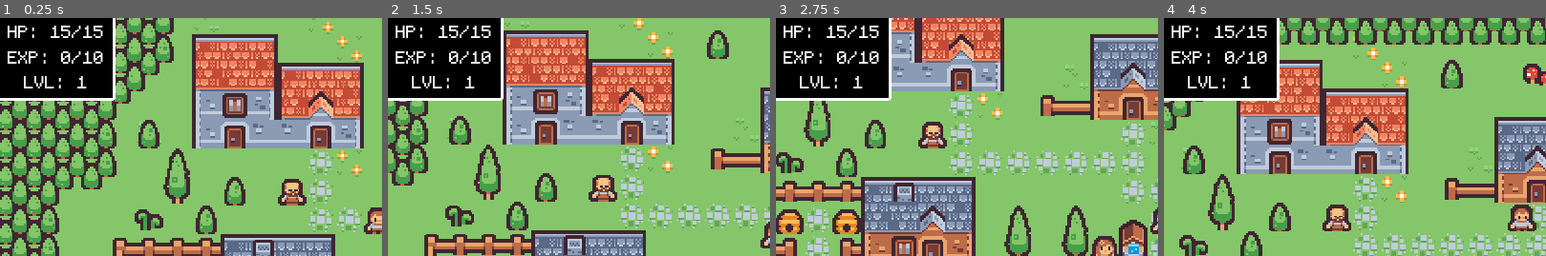
Above: before the commit, frames 1-4 (left to right).
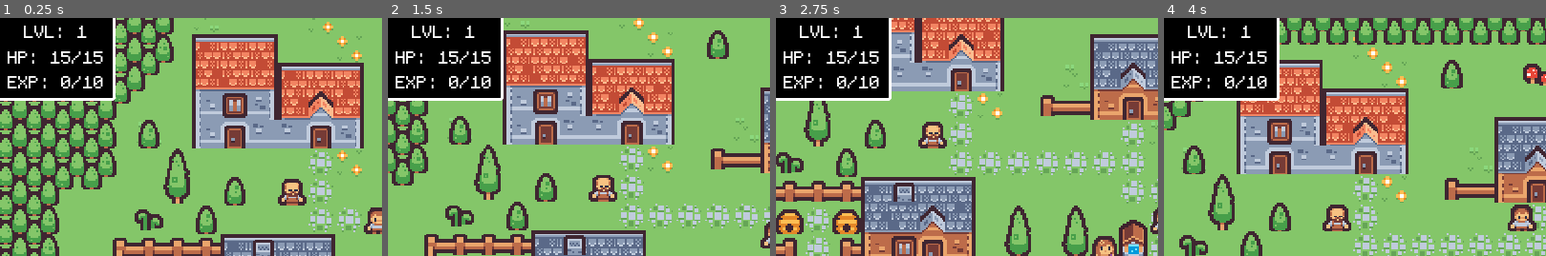
Above: after the commit, the same moments.

Repository: Teeohbee/TinyTown
Game: Godot game, scene res://scenes/world.tscn
Same seed, same stepped clock (60 frames per second), same inputs: the game is played once before the commit and once after it.
Inputs:
- Up to frame 1 (0.25 s): no input
- Up to frame 2 (1.5 s): tap Enter (ui_accept) at 0.5, 0.77 s; hold Right (ui_right) 0.53-1.28 s; hold Down (ui_down) from 1.28 s (still down)
- Up to frame 3 (2.75 s): tap Enter (ui_accept) at 1.52 s; release Down (ui_down) at 2.03 s; hold Right (ui_right) from 2.03 s (still down)
- Up to frame 4 (4 s): release Right (ui_right) at 2.78 s; hold Up (ui_up) 2.78-3.53 s; tap Enter (ui_accept) at 3.02, 3.77 s; hold Left (ui_left) from 3.53 s (still down)
The pictures show only the part of the screen within x 0-50%, y 8-58%; the shares and areas given below are measured in that part.

The runs differ from the first frame. In frame 1, 1.7% of the frame differs, in the area x 2-27%, y 3-30%; in frame 2, 1.7%; in frame 3, 1.7%; in frame 4, 1.7%.

Commit message:
Impement rudimentary levelling

Diff:
--- a/scenes/camera.tscn
+++ b/scenes/camera.tscn
@@ -90,6 +90,14 @@
 horizontal_alignment = 1
 vertical_alignment = 1
 
+[node name="Level" type="Label" parent="CanvasLayer/CharacterPanel/VBoxContainer"]
+layout_mode = 2
+theme_override_fonts/font = ExtResource("1_5wuob")
+theme_override_font_sizes/font_size = 48
+text = "LVL: 1"
+horizontal_alignment = 1
+vertical_alignment = 1
+
 [node name="Health" type="Label" parent="CanvasLayer/CharacterPanel/VBoxContainer"]
 layout_mode = 2
 theme_override_fonts/font = ExtResource("1_5wuob")
@@ -105,11 +113,3 @@
 text = "EXP: 0/10"
 horizontal_alignment = 1
 vertical_alignment = 1
-
-[node name="Level" type="Label" parent="CanvasLayer/CharacterPanel/VBoxContainer"]
-layout_mode = 2
-theme_override_fonts/font = ExtResource("1_5wuob")
-theme_override_font_sizes/font_size = 48
-text = "LVL: 1"
-horizontal_alignment = 1
-vertical_alignment = 1
--- a/scripts/battle.gd
+++ b/scripts/battle.gd
@@ -86,6 +86,12 @@
 	await $Enemy/AnimationPlayer.animation_finished
 	show_text_box("You defeated " + enemy_name + "!")
 	await self.text_box_closed
+	show_text_box("You earned " + str($Enemy.experience_earned) + " experience!")
+	await self.text_box_closed
+	if PlayerState.will_level_up($Enemy.experience_earned):
+		show_text_box("You leveled up!")
+		await self.text_box_closed
+	PlayerState.gain_experience($Enemy.experience_earned)
 	SceneTransition.change_scene_to_file(DUNGEON_SCENE_PATH)
 
 
--- a/scripts/enemy.gd
+++ b/scripts/enemy.gd
@@ -4,3 +4,4 @@
 @export var health = 10
 @export var max_health = 10
 @export var damage = 3
+@export var experience_earned = randi_range(3, 6)
--- a/scripts/player_state.gd
+++ b/scripts/player_state.gd
@@ -16,3 +16,16 @@
 
 func progress_quest_status():
 	quest_status = quest_status + 1
+
+
+func will_level_up(experience_earned):
+	return experience + experience_earned >= experience_required
+
+
+func gain_experience(experience_earned):
+	experience += experience_earned
+	if experience >= experience_required:
+		max_health = max_health + 5
+		level += 1
+		experience = experience - experience_required
+		experience_required = roundi(experience_required * 1.5)
